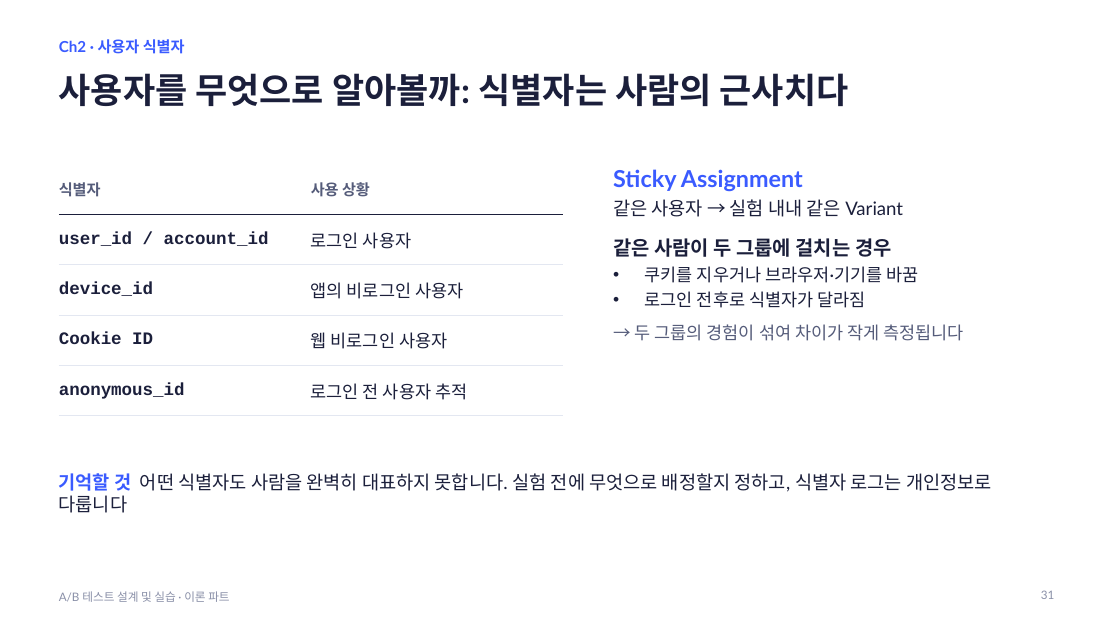
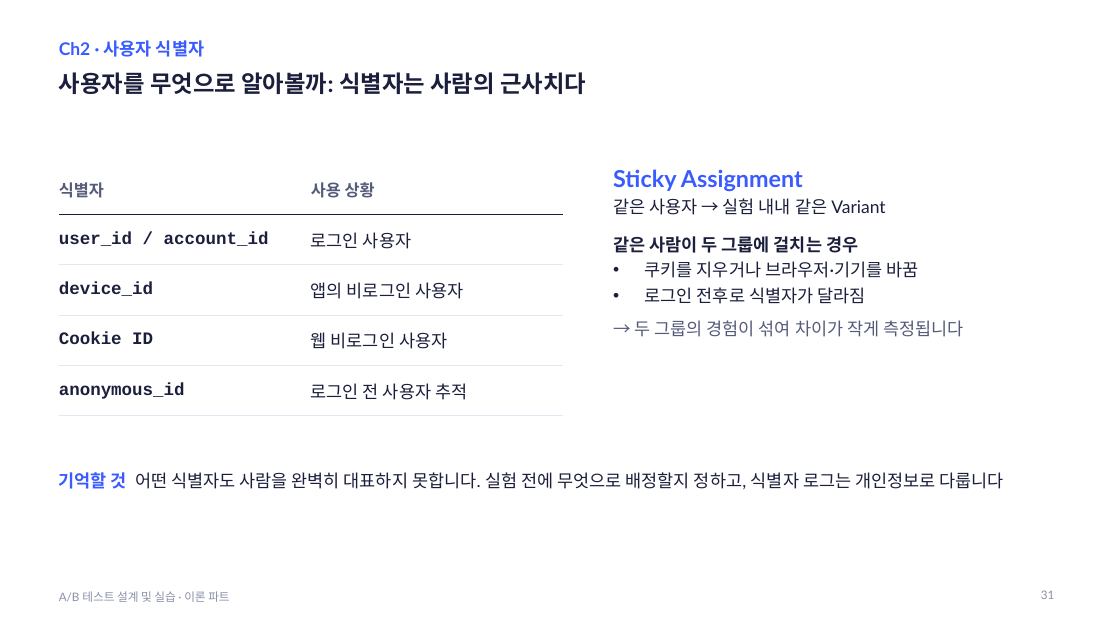
Before and after one commit to JungYeoni/quickmart-lab-rats, a slide deck: slide 31 of docs/lecture/ab-testing-theory.pptx. Drawn at 1120x630 pixels with LibreOffice and Linux fonts; fonts in the diff are those of the drawing. Boxes give left, top, right and bottom in pixels: in the first picture for what was removed or moved away, otherwise in the second. Text is boxed around its words. In the diff, an @@ line names an element or a change of style, - is before the commit and + after.

```diff
--- a/docs/lecture/ab-testing-theory.pptx
+++ b/docs/lecture/ab-testing-theory.pptx
@@ text "Ch2 · 사용자 식별자" at (59, 40, 204, 57): size 13 to 15 pt @@
@@ title "사용자를 무엇으로 알아볼까: 식별자는 사람의 ..." at (59, 72, 586, 94): size 30 to 20 pt @@
@@ table at (59, 164, 563, 404) @@
@@ size 13 to 14 pt in "식별자", "사용 상황" @@
@@ text at (613, 198, 885, 253): size 16 to 15 pt in "같은 사용자 → 실험 내내 같은 Variant"; size 17 to 15 pt in "같은 사람이 두 그룹에 걸치는 경우" @@
@@ text "기억할 것 어떤 식별자도 사람을 ..." at (59, 472, 1004, 489): size 16 to 15 pt @@
```
Also in this commit, not shown: 59 other slides changed, 1 other file.
